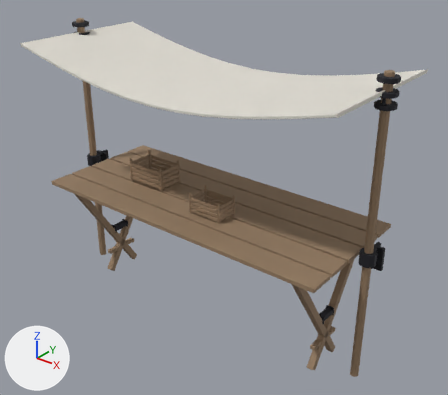
The Blender file blender/B1/stall.blend as it was, and as the next commit left it.
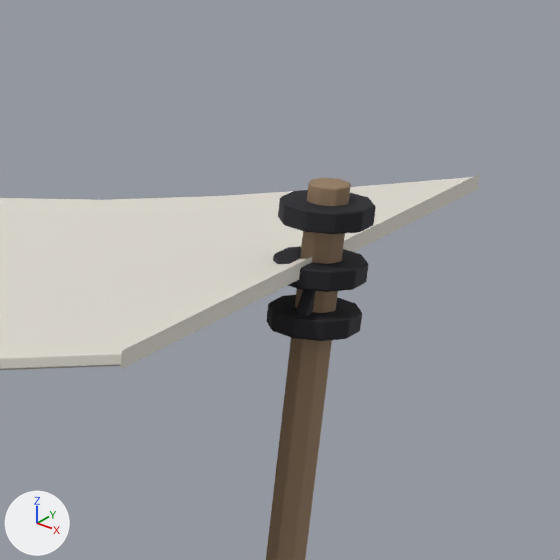
The first picture shows the older version from a 50 mm lens placed at (2.65, -3.14, 2.95), pointed at (0.11, 0.04, 0.98). The close-ups show the older and then the newer version on the part from 68% to 100% of the width and 6% to 42% of the height of that picture. Only the edits that show in the close-ups are written down. The axes (+X, +Y, +Z) are drawn at lower left. The lights are the same throughout.

Objects in the first close-up: 'stall'.
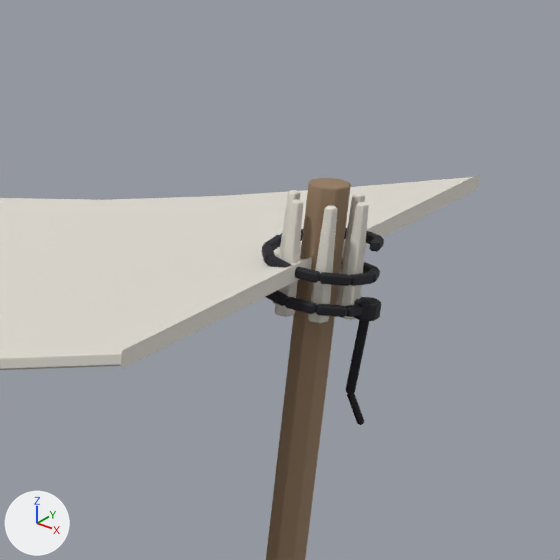
Boxes [x1, y1, x2, y2] around the edits, measured in the close-ups (560 x 560 px; the box of a moved part takes in the faces that stretch with it):
part 1 of me_stall, moved or reshaped
    before: [296, 289, 315, 315]
    after: [369, 237, 384, 252]
part 2 of me_stall, added
    after: [340, 202, 369, 320]
part 3 of me_stall, added
    after: [272, 190, 300, 304]
part 4 of me_stall, added
    after: [275, 199, 303, 317]
part 5 of me_stall, added
    after: [308, 205, 338, 324]
part 6 of me_stall, added
    after: [366, 231, 381, 244]
part 7 of me_stall, reshaped
    before: [266, 190, 376, 341]
    after: [261, 193, 381, 425]

Edits to the bpy script that builds the scene:
```text
Change me_stall:
    used by ob_stall; location = (0.0, 0.0, 0.0)
    remove me_stall.from_pydata(...)  # 892 vertices, 640 faces; spans x -1.34..1.34, y -0.55..0.55, z -0.01..2.1
    add me_stall.from_pydata(...)  # 1284 vertices, 944 faces; spans x -1.36..1.37, y -0.55..0.55, z -0.01..2.1
    me_stall part 1: the loose piece of 8 vertices spanning x 1.27..1.29, y -0.06..0.06, z 1.9..2.08 is scaled about its middle by (0.746, 0.394, -0.0184), then moved by (0.07, 0.02, 0.03)
    me_stall part 2: a new loose piece, a 5-sided cut cone along z (radius 0.016 at the low end, 0.01 at the high end) spanning x 1.315..1.345, y -0.013..0.016, z 1.92..2.08, in mat_plaster (light grey #e1ddd3)
    me_stall part 3: a new loose piece, a 5-sided cut cone along z (radius 0.016 at the low end, 0.01 at the high end) spanning x 1.215..1.245, y -0.013..0.016, z 1.92..2.08, in mat_plaster (light grey #e1ddd3)
    me_stall part 4: a new loose piece, a 5-sided cut cone along z (radius 0.016 at the low end, 0.01 at the high end) spanning x 1.24..1.27, y -0.056..-0.027, z 1.92..2.08, in mat_plaster (light grey #e1ddd3)
    me_stall part 5: a new loose piece, a 5-sided cut cone along z (radius 0.016 at the low end, 0.01 at the high end) spanning x 1.29..1.32, y -0.056..-0.027, z 1.92..2.08, in mat_plaster (light grey #e1ddd3)
    me_stall part 6: the loose piece of 8 vertices spanning x 0.97..1.06, y -0.16..0.16, z 0.87..0.9 is copied, and the copy is multiplied about its middle by the matrix ((0.09, -0.103, -0.01), (0.104, 0.089, 0.008), (0.0, -0.013, 0.136)), then moved by (0.31, 0.05, 1.13), in mat_iron (dark grey #45454b); it spans x 1.31..1.35, y 0.03..0.07, z 2.01..2.03
    me_stall part 7: 2 vertices moved within x 1.24, y -0.05..0.05, z 2.0; 53 vertices removed from x 1.22..1.34, y -0.06..0.06, z 1.89..2.08; 201 vertices added at x 1.2..1.37, y -0.08..0.08, z 1.74..2.08
    other edits to the shape of me_stall do not show in these pictures
```
